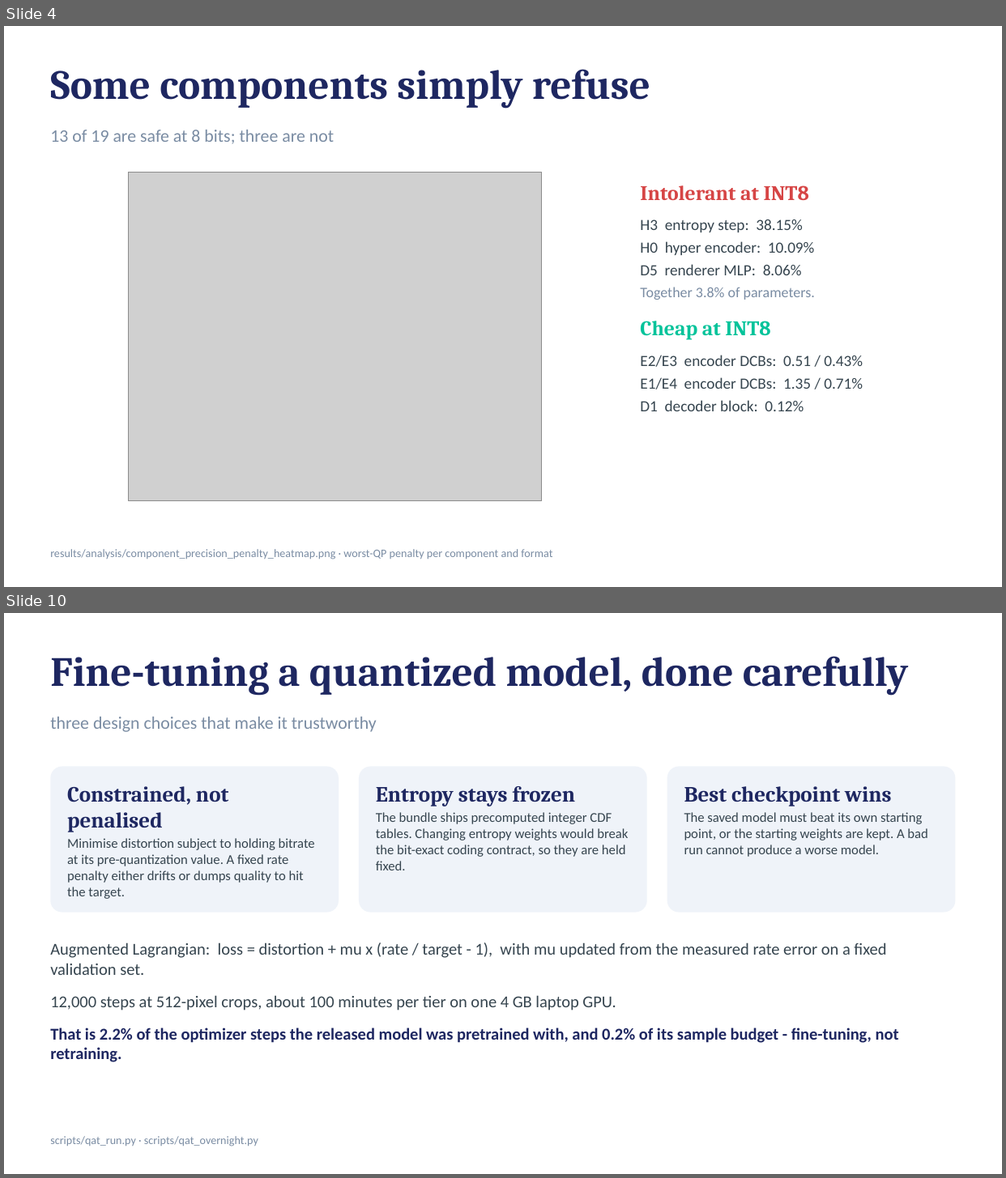
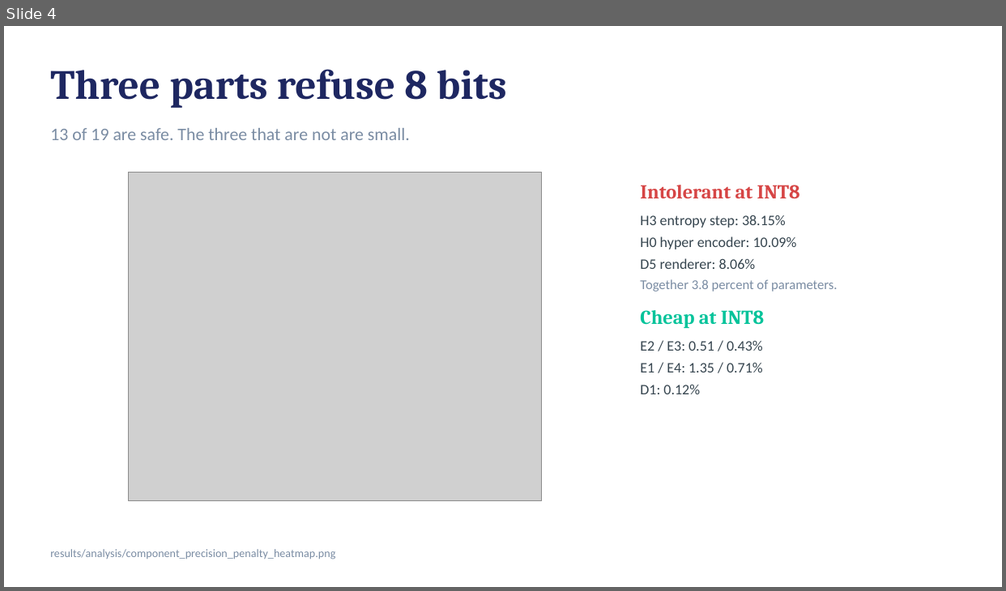
Before and after one commit to harshith0518/CS6886-PULSE-Quantization, a slide deck: submission/PULSE-quantization-deck.pptx. Shown one above the other, each under a label of ours: slides 4 and 10 before the commit, slide 4 after it; the slides between them are not shown. The pictures are 1006x1178 and 1006x591 pixels, drawn with LibreOffice and Linux fonts; fonts in the diff are those of the drawing; grey boxes stand for pictures. Boxes give left, top, right and bottom in pixels: in the first picture for what was removed or moved away, otherwise in the second. Text is boxed around its words. In the diff, an @@ line names an element or a change of style, - is before the commit and + after.

```diff
--- a/submission/PULSE-quantization-deck.pptx
+++ b/submission/PULSE-quantization-deck.pptx
@@ slide 10 removed at box(4, 613, 1002, 1174), background #FFFFFF @@
@@ text removed at box(50, 656, 908, 695) @@
-Fine-tuning a quantized model, done carefully
@@ text removed at box(50, 717, 377, 732) @@
-three design choices that make it trustworthy
@@ rounded rectangle removed at box(50, 766, 339, 913) @@
-Constrained, not penalised
-Minimise distortion subject to holding bitrate at its pre-quantization value. A fixed rate penalty either drifts or dumps quality to hit the target.
@@ rounded rectangle removed at box(359, 766, 647, 913) @@
-Entropy stays frozen
-The bundle ships precomputed integer CDF tables. Changing entropy weights would break the bit-exact coding contract, so they are held fixed.
@@ rounded rectangle removed at box(667, 766, 956, 913) @@
-Best checkpoint wins
-The saved model must beat its own starting point, or the starting weights are kept. A bad run cannot produce a worse model.
@@ text removed at box(50, 943, 899, 1063) @@
-Augmented Lagrangian: loss = distortion + mu x (rate / target - 1), with mu updated from the measured rate error on a fixed validation set.
-12,000 steps at 512-pixel crops, about 100 minutes per tier on one 4 GB laptop GPU.
-That is 2.2% of the optimizer steps the released model was pretrained with, and 0.2% of its sample budget - fine-tuning, not retraining.
@@ text removed at box(50, 1136, 258, 1147) @@
-scripts/qat_run.py · scripts/qat_overnight.py
@@ slide 4 changed as well @@
@@ text at box(50, 69, 506, 108): text changed @@
-Some components simply refuse
+Three parts refuse 8 bits
@@ text at box(50, 128, 410, 140): text changed @@
-13 of 19 are safe at 8 bits; three are not
+13 of 19 are safe. The three that are not are small.
@@ text at box(640, 185, 800, 328): size 20 to 19 pt in "Intolerant at INT8", "Cheap at INT8"; size 15 to 14 pt in "H3 entropy step: 38.15%", "H0 hyper encoder: 10.09%"; less space between paragraphs @@
@@ text at box(640, 258, 837, 292): text changed; size 14 to 13 pt @@
-D5 renderer MLP: 8.06%
-Together 3.8% of parameters.
+D5 renderer: 8.06%
+Together 3.8 percent of parameters.
@@ text at box(640, 341, 763, 395): text changed; size 15 to 14 pt @@
-E2/E3 encoder DCBs: 0.51 / 0.43%
-E1/E4 encoder DCBs: 1.35 / 0.71%
-D1 decoder block: 0.12%
+E2 / E3: 0.51 / 0.43%
+E1 / E4: 1.35 / 0.71%
+D1: 0.12%
@@ text at box(50, 549, 335, 560): text changed @@
-results/analysis/component_precision_penalty_heatmap.png · worst-QP penalty per component and format
+results/analysis/component_precision_penalty_heatmap.png
```
Also in this commit, not shown: 4 other slides changed, 5 slides added, 9 other slides removed, 46 other files.
